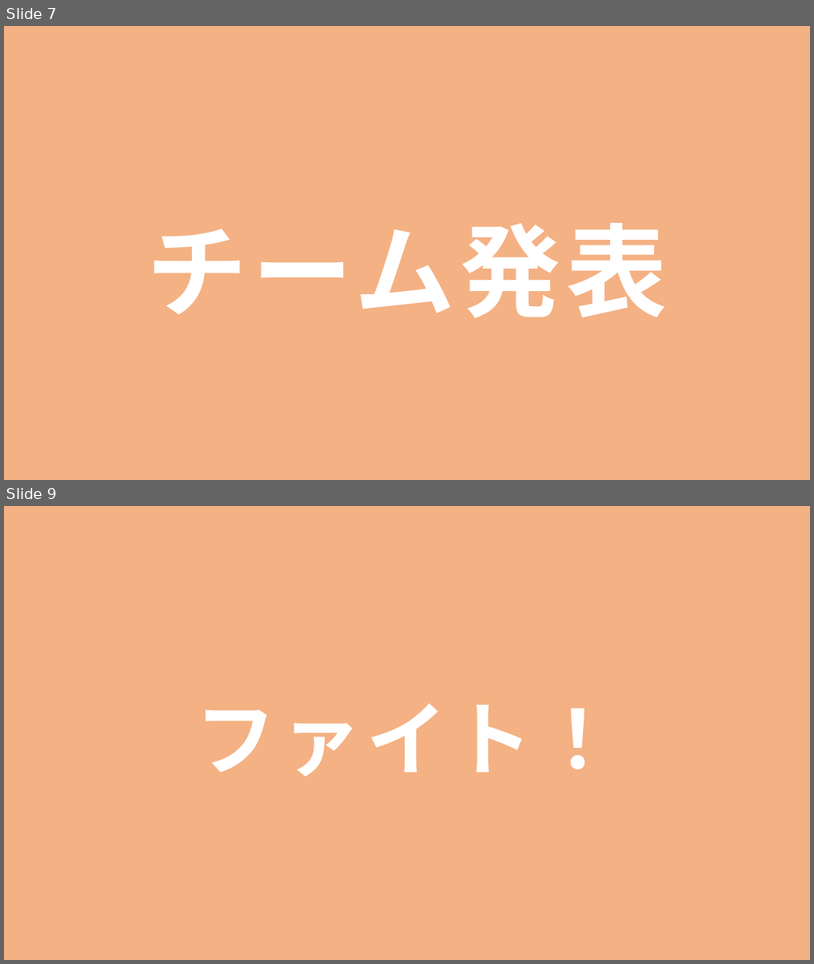
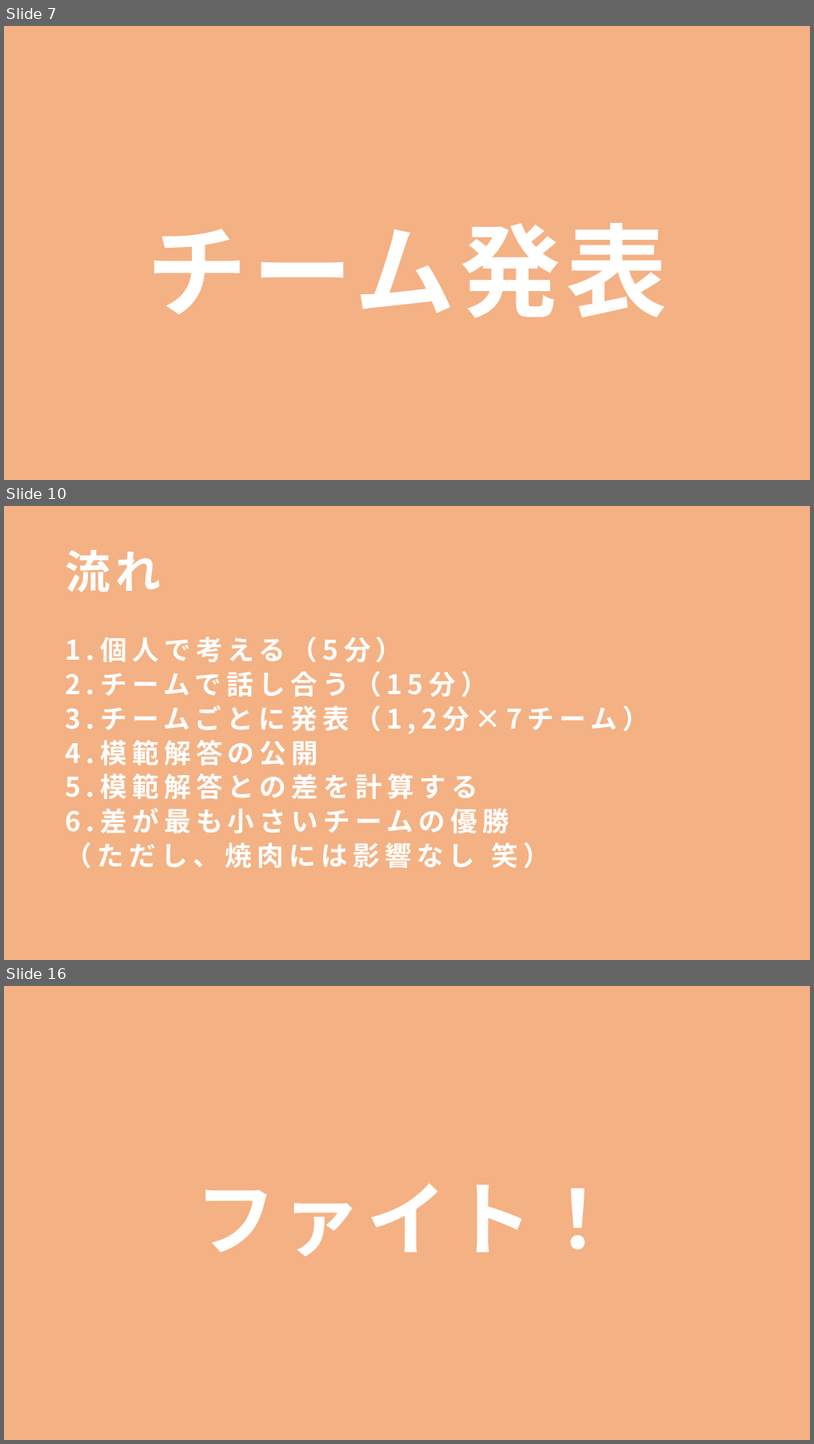
Before and after one commit to jack-app/jackhack2018_management, a slide deck: pptx/jackhack2018_opening.pptx. Shown one above the other, each under a label of ours: slides 7 and 9 before the commit, slides 7, 10 and 16 after it; the slides between them are not shown. The pictures are 814x964 and 814x1444 pixels, drawn with LibreOffice and Linux fonts; fonts in the diff are those of the drawing. Boxes give left, top, right and bottom in pixels: in the first picture for what was removed or moved away, otherwise in the second. Text is boxed around its words. In the diff, an @@ line names an element or a change of style, - is before the commit and + after.

Commit message:
アイスブレイク追加（パワポのお話し）

```diff
--- a/pptx/jackhack2018_opening.pptx
+++ b/pptx/jackhack2018_opening.pptx
@@ slide 10 added at [4, 506, 810, 960], background #F4B183 @@
@@ title added at [66, 550, 162, 592], 54 pt, text #FFFFFF, bold @@
+流れ
@@ text added at [66, 636, 650, 868], 32 pt, text #FFFFFF, bold @@
+1.個人で考える（5分）
+2.チームで話し合う（15分）
+3.チームごとに発表（1,2分×7チーム）
+4.模範解答の公開
+5.模範解答との差を計算する
+6.差が最も小さいチームの優勝
+（ただし、焼肉には影響なし 笑）
@@ what was slide 9 is now slide 16 @@
```
Also in this commit, not shown: 4 slides changed, 6 other slides added, 1 other file.
